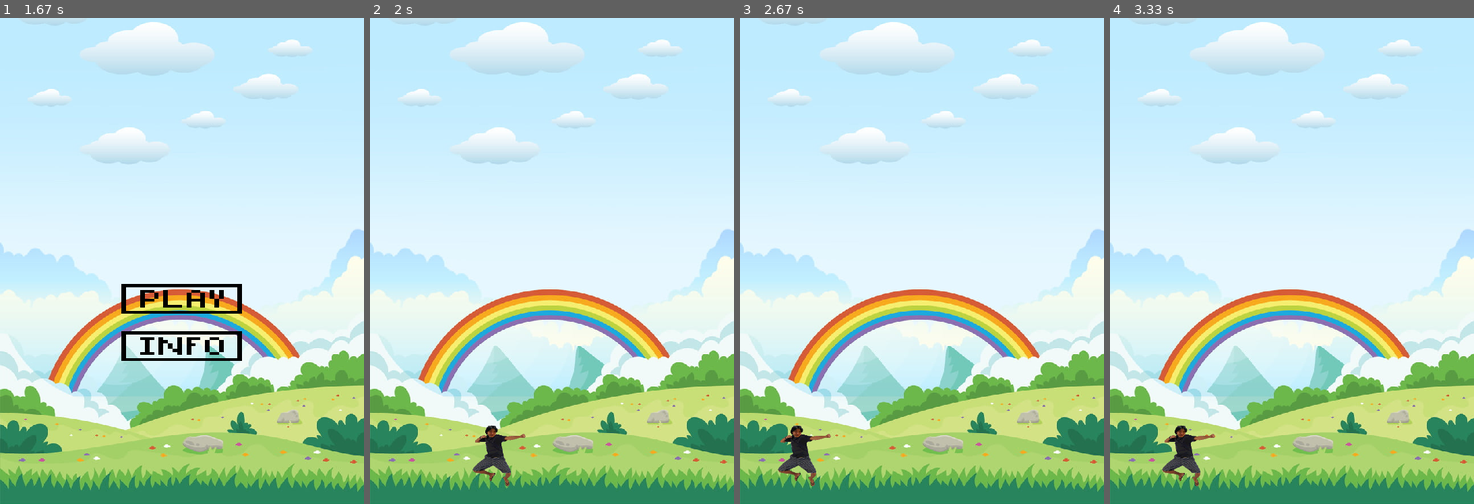
Above: before the commit, frames 1-4 (left to right).
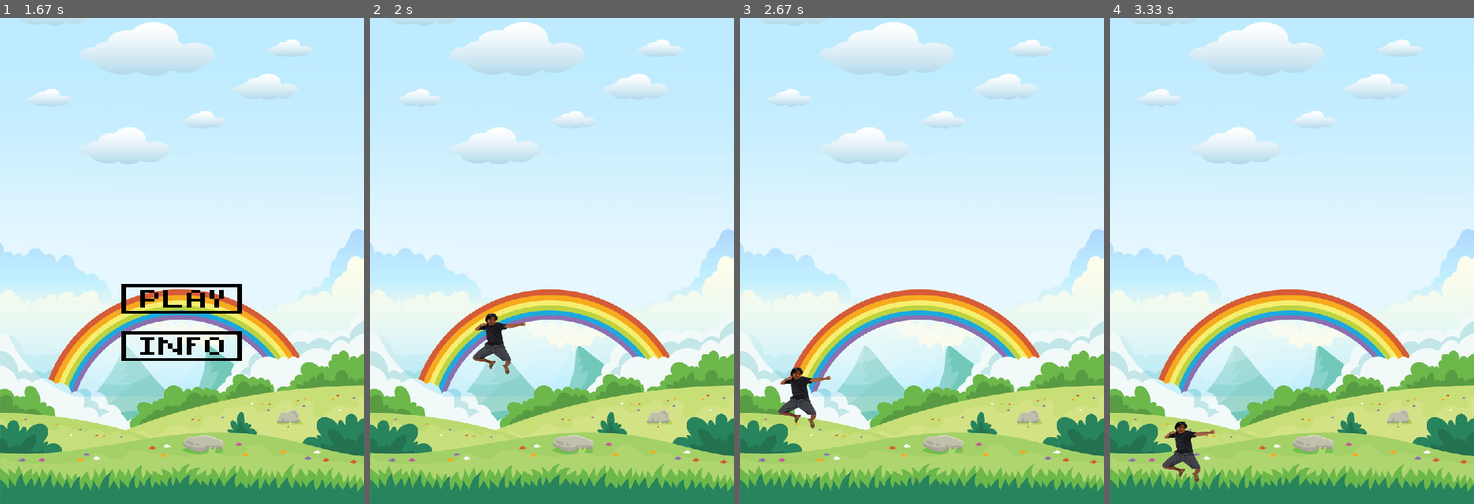
Above: after the commit, the same moments.

Repository: insper-classroom/devlife-23-1-projeto-pygame-henrique-junqueira-luca-feltrin
Game: pygame game, started from jogo.py
Same seed, same stepped clock (60 frames per second), same inputs: the game is played once before the commit and once after it.
Inputs (mouse positions are in pixels of both pictures, inside the frame that each line leads up to):
- Up to frame 1 (1.67 s): tap Space at 0.33 s; hold D 0.67-1.13 s
- Up to frame 2 (2 s): click (566, 299) at 1.72 s
- Up to frame 3 (2.67 s): hold A 2-2.53 s; hold A from 2.57 s (still down)
- Up to frame 4 (3.33 s): release A at 2.97 s; hold D from 3 s (still down)

Frame 1 is identical in both runs. In frame 2, 1.3% of the frame differs, in the area x 28-43%, y 60-97%; in frame 3, 1.3%; in frame 4, 0.6%.

Commit message:
Persongaem PULA vitoria brasil

Diff:
--- a/classes.py
+++ b/classes.py
@@ -27,10 +27,11 @@
             'toshi':imagem_toshi,
             't0' : 0,
             'tempo': 0,
-            'gravidade': 0
+            'gravidade': 1,
+            'pulando': False
         }
 
-        self.personagem = Personagem(self.window, [230, 600] , self.assets)
+        self.personagem = Personagem(self.window, [230, 400] , self.assets)
 
     def atualiza_estado(self):
         pygame.time.Clock().tick(120)
@@ -52,22 +53,22 @@
                     self.personagem.velocidade[0] -=1000
                 if event.key == pygame.K_d:
                     self.personagem.velocidade[0] +=1000
-                if event.key == pygame.K_w:
-                    self.personagem.velocidade[1] -=1000
-                if event.key == pygame.K_s:
-                    self.personagem.velocidade[1] +=1000
+                if event.key == pygame.K_SPACE:
+                    self.assets['pulando'] = True
             if event.type == pygame.KEYUP:
                 if event.key == pygame.K_a:
                     self.personagem.velocidade[0] +=1000
                 if event.key == pygame.K_d:
                     self.personagem.velocidade[0] -=1000
-                if event.key == pygame.K_w:
-                    self.personagem.velocidade[1] +=1000
-                if event.key == pygame.K_s:
-                    self.personagem.velocidade[1] -=1000
             if event.type == pygame.QUIT:
                 return False
 
+        if self.assets['pulando']:
+            self.personagem.rect.y -= self.personagem.y_vel
+            self.personagem.y_vel -= self.assets['gravidade']
+            if self.personagem.y_vel < -self.personagem.jump_alt:
+                self.assets['pulando'] = False
+                self.personagem.y_vel = self.personagem.jump_alt
 
 
         self.personagem.update()
@@ -97,11 +98,13 @@
 class Personagem:
     def __init__(self, window, pos,assets):
         self.vida = 3
-        self.velocidade = [0,0]
+        self.jump_alt = 20
+        self.y_vel = self.jump_alt
+        self.velocidade = [0,self.y_vel]
         self.rect = pygame.Rect(pos[0], pos[1], 80, 100)
         self.window = window
         self.assets = assets
-        self
+
 
     def desenha(self):
         self.rect.y += self.assets['gravidade']
@@ -109,10 +112,11 @@
 
     def update(self):
         self.rect.x += self.velocidade[0]*self.assets['tempo']
-        self.rect.y += self.velocidade[1]*self.assets['tempo']
 
     def muda_posicao(self):
         if self.rect.x >= 540:
             self.rect.x = 1
         if self.rect.x <= 0:
             self.rect.x = 530
+        if self.rect.y >= 600:
+            self.rect.y = 599
